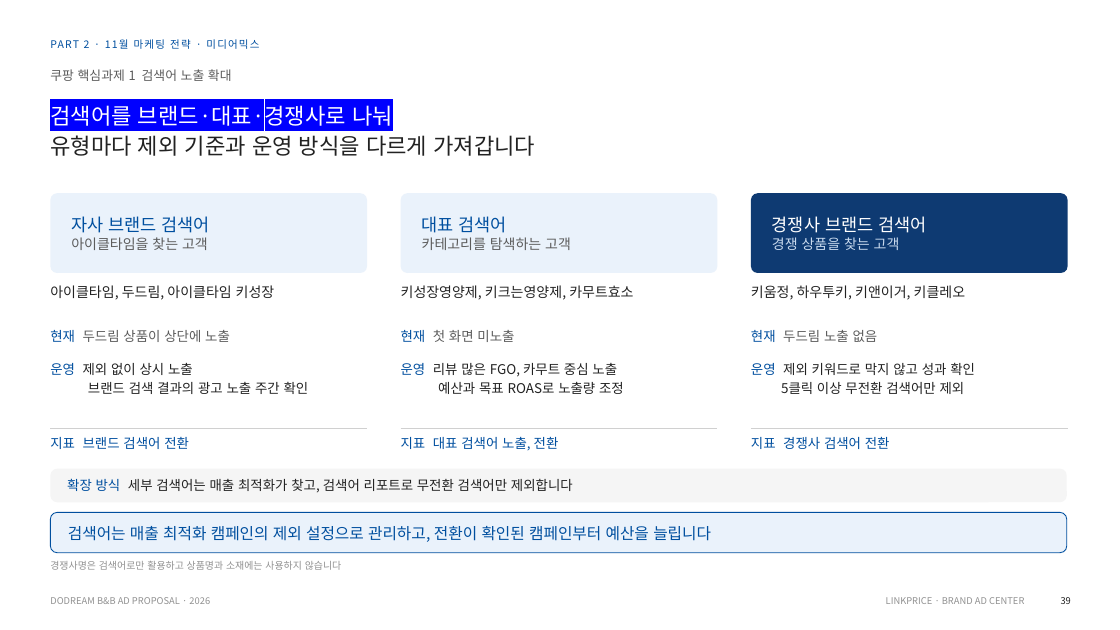
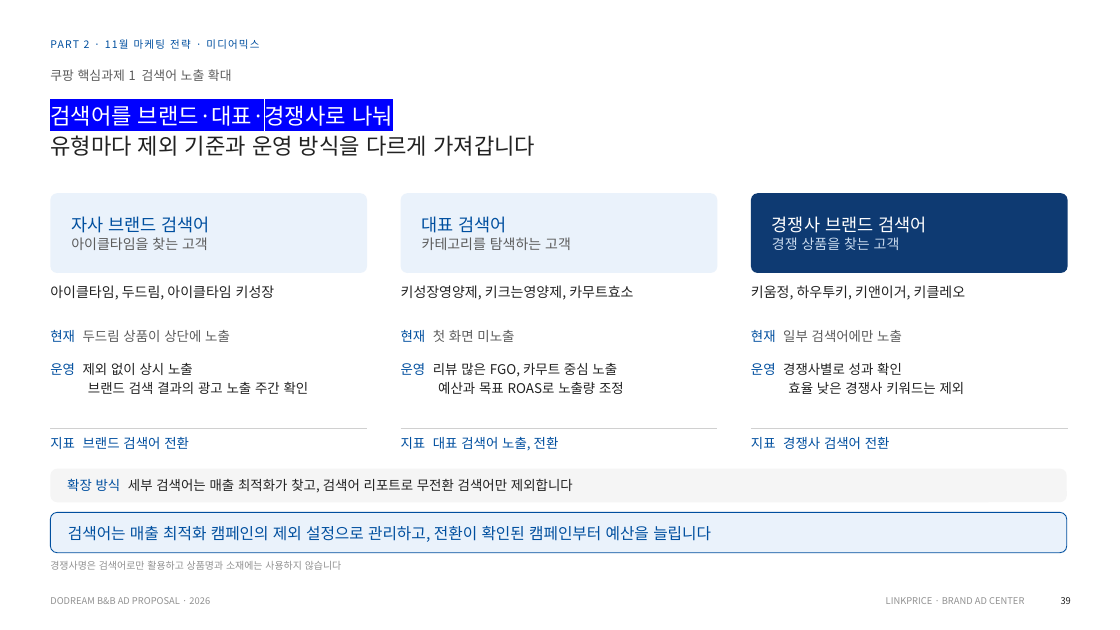
Before and after one commit to sonnet24/mypage, a slide deck: slide 4 of 쿠팡_오픈마켓_11월_261013_취합본.pptx. Drawn at 1120x630 pixels with LibreOffice and Linux fonts; fonts in the diff are those of the drawing. Boxes give left, top, right and bottom in pixels: in the first picture for what was removed or moved away, otherwise in the second. Text is boxed around its words. In the diff, an @@ line names an element or a change of style, - is before the commit and + after.

```diff
--- a/쿠팡_오픈마켓_11월_261013_취합본.pptx
+++ b/쿠팡_오픈마켓_11월_261013_취합본.pptx
@@ text at [751,330,902,342]: text changed @@
-현재 두드림 노출 없음
+현재 일부 검색어에만 노출
@@ text at [751,362,965,394]: text changed @@
-운영 제외 키워드로 막지 않고 성과 확인
-5클릭 이상 무전환 검색어만 제외
+운영 경쟁사별로 성과 확인
+효율 낮은 경쟁사 키워드는 제외
```
Also in this commit, not shown: 3 other slides changed.
